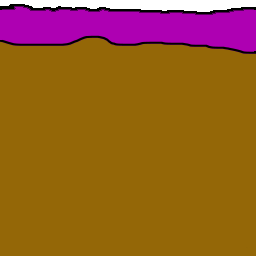
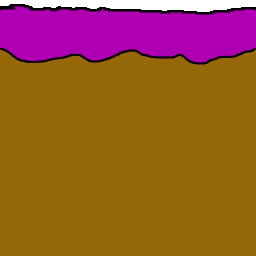
Layer changes from the first (256, 256) image to the second:
renamed "3" to "Layer 1", hid it, painted on it over [0, 35, 256, 65]
hid "N3XU Middle" over [0, 35, 256, 65]
added layer "N3XU-Middle-New" above "N3XU" over [0, 35, 256, 65]
